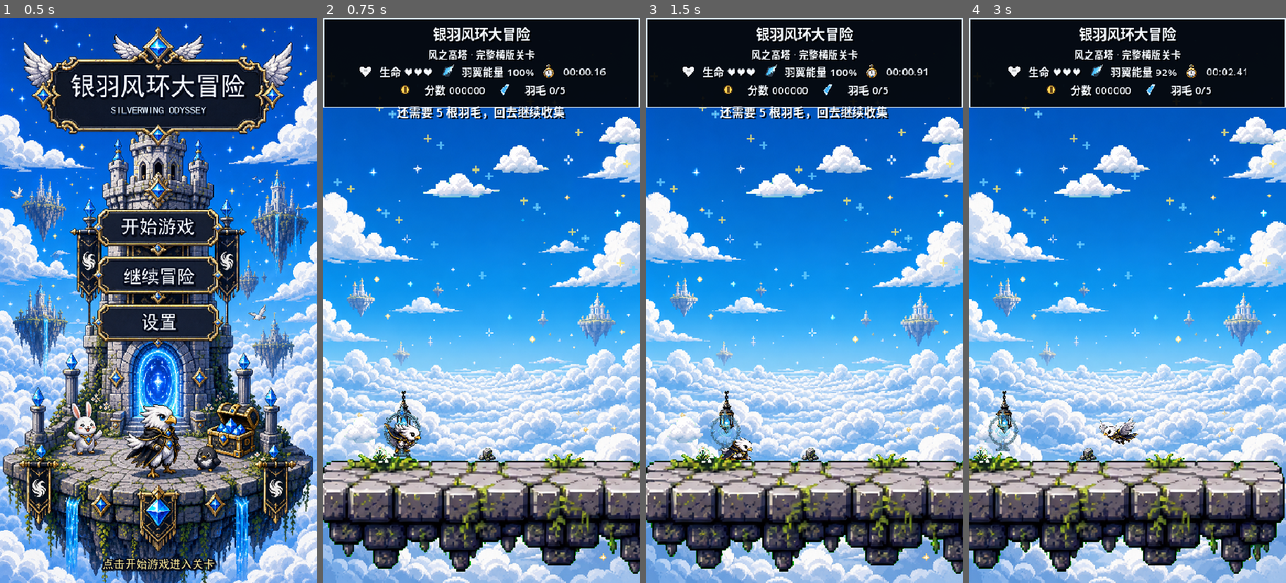
Above: before the commit, frames 1-4 (left to right).
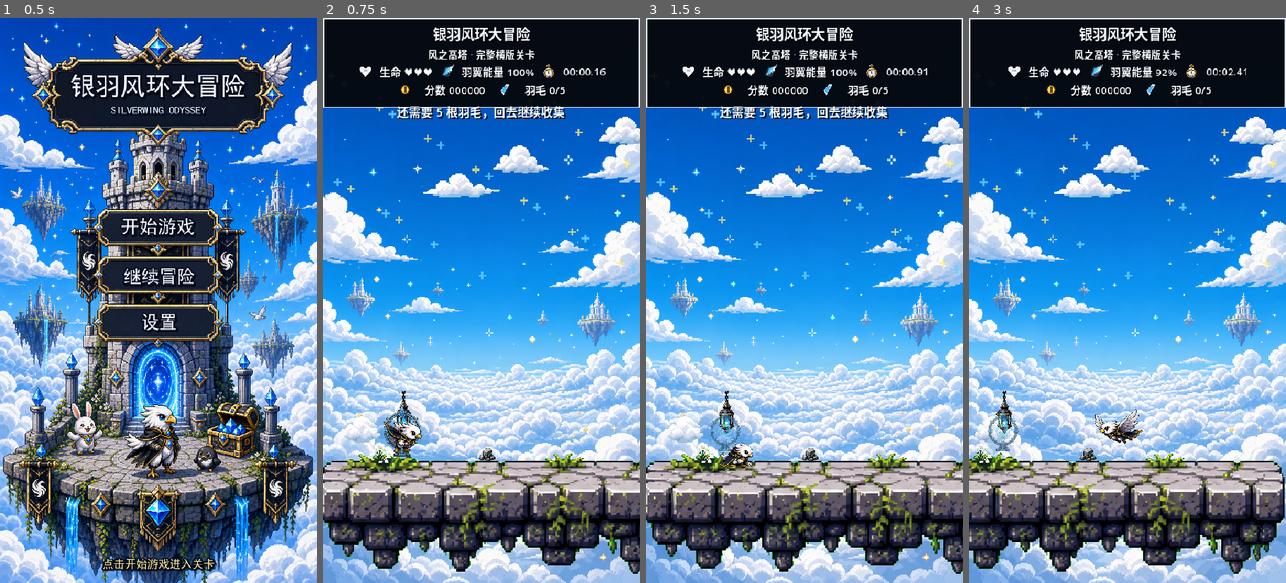
Above: after the commit, the same moments.

Repository: ETO-ze/yinyu-fenghuan-damaoxian
Game: Godot game, scene res://scenes/StartMenu.tscn
Same seed, same stepped clock (60 frames per second), same inputs: the game is played once before the commit and once after it.
Inputs (mouse positions are in pixels of both pictures, inside the frame that each line leads up to):
- Up to frame 1 (0.5 s): no input
- Up to frame 2 (0.75 s): click (484, 227) at 0.5 s
- Up to frame 3 (1.5 s): tap Enter (confirm) at 1.25 s; move the mouse to (874, 272) at 1.27 s; hold D (move_right) from 1.28 s (still down); hold S (crouch) from 1.28 s (still down)
- Up to frame 4 (3 s): tap W at 1.52, 2.27 s; tap Shift (dash) at 1.55, 2.1 s; move the mouse to (1064, 328) at 2.02 s; release S (crouch) at 2.03 s; tap Space (glide) at 2.3 s; move the mouse to (1159, 176) at 2.77 s; release D (move_right) at 2.78 s; hold A (move_left) from 2.78 s (still down); hold Space (glide) from 2.78 s (still down)

Frame 1 is identical in both runs. In frame 2, 0.3% of the frame differs, in the area x 19-32%, y 71-78%; in frame 3, 0.4%; in frame 4, 0.4%, in the area x 39-55%, y 69-76%.

Commit message:
feat: refine level two visuals and hero motion

Diff:
--- a/data/levels/Level02Data.gd
+++ b/data/levels/Level02Data.gd
@@ -9,50 +9,51 @@
 	required_feathers = 6
 
 	viewport_size = Vector2(480, 854)
-	level_width = 4300.0
+	level_width = 4650.0
 	world_bottom = 1000.0
 
 	player_start = Vector2(120, 730)
-	central_wind_ring_position = Vector2(2100, 640)
-	portal_position = Vector2(3860, 620)
+	central_wind_ring_position = Vector2(2520, 640)
+	portal_position = Vector2(4210, 620)
 
 	platform_layout = [
-		{"name": "start_ground", "center": Vector2(280, 812), "size": Vector2(560, 72), "type": "stone"},
-		{"name": "garden_ground", "center": Vector2(1040, 812), "size": Vector2(480, 72), "type": "stone"},
-		{"name": "cloud_a", "center": Vector2(760, 650), "size": Vector2(180, 28), "type": "cloud"},
-		{"name": "cloud_b", "center": Vector2(1080, 575), "size": Vector2(180, 28), "type": "cloud"},
-		{"name": "cloud_c", "center": Vector2(1410, 640), "size": Vector2(190, 28), "type": "cloud"},
-		{"name": "rest_mid", "center": Vector2(1840, 812), "size": Vector2(520, 72), "type": "stone"},
-		{"name": "cloud_d", "center": Vector2(2200, 615), "size": Vector2(190, 28), "type": "cloud"},
-		{"name": "cloud_e", "center": Vector2(2520, 550), "size": Vector2(190, 28), "type": "cloud"},
-		{"name": "cloud_f", "center": Vector2(2860, 620), "size": Vector2(190, 28), "type": "cloud"},
-		{"name": "tower_step_a", "center": Vector2(3220, 675), "size": Vector2(220, 30), "type": "stone"},
-		{"name": "tower_ground", "center": Vector2(3740, 812), "size": Vector2(620, 72), "type": "stone"},
-		{"name": "tower_finish", "center": Vector2(3860, 710), "size": Vector2(360, 34), "type": "stone"}
+		{"name": "start_ground", "center": Vector2(260, 812), "size": Vector2(520, 72), "type": "stone"},
+		{"name": "garden_ground", "center": Vector2(860, 812), "size": Vector2(320, 72), "type": "stone"},
+		{"name": "cloud_a", "center": Vector2(1245, 705), "size": Vector2(200, 28), "type": "cloud"},
+		{"name": "cloud_b", "center": Vector2(1570, 650), "size": Vector2(200, 28), "type": "cloud"},
+		{"name": "cloud_c", "center": Vector2(1900, 710), "size": Vector2(200, 28), "type": "cloud"},
+		{"name": "rest_mid", "center": Vector2(2335, 812), "size": Vector2(430, 72), "type": "stone"},
+		{"name": "cloud_d", "center": Vector2(2765, 698), "size": Vector2(190, 28), "type": "cloud"},
+		{"name": "cloud_e", "center": Vector2(3065, 640), "size": Vector2(190, 28), "type": "cloud"},
+		{"name": "cloud_f", "center": Vector2(3385, 700), "size": Vector2(190, 28), "type": "cloud"},
+		{"name": "tower_step_a", "center": Vector2(3720, 690), "size": Vector2(240, 30), "type": "stone"},
+		{"name": "tower_ground", "center": Vector2(4140, 812), "size": Vector2(620, 72), "type": "stone"},
+		{"name": "tower_finish", "center": Vector2(4210, 710), "size": Vector2(360, 34), "type": "stone"}
 	]
 
 	feather_positions = [
-		Vector2(760, 590),
-		Vector2(1080, 515),
-		Vector2(1410, 580),
-		Vector2(2200, 555),
-		Vector2(2520, 490),
-		Vector2(2860, 560),
-		Vector2(3600, 650)
+		Vector2(1245, 645),
+		Vector2(1570, 590),
+		Vector2(1900, 650),
+		Vector2(2765, 638),
+		Vector2(3065, 580),
+		Vector2(3385, 640),
+		Vector2(3950, 650)
 	]
 
 	coin_positions = [
-		Vector2(520, 765),
-		Vector2(920, 765),
-		Vector2(1240, 540),
-		Vector2(1720, 765),
-		Vector2(2380, 530),
-		Vector2(3060, 765),
-		Vector2(3480, 765)
+		Vector2(560, 765),
+		Vector2(860, 765),
+		Vector2(1420, 635),
+		Vector2(2220, 765),
+		Vector2(2920, 625),
+		Vector2(3580, 675),
+		Vector2(3940, 765)
 	]
 
 	route_platform_names = [
 		"start_ground",
+		"garden_ground",
 		"cloud_a",
 		"cloud_b",
 		"cloud_c",
@@ -61,11 +62,12 @@
 		"cloud_e",
 		"cloud_f",
 		"tower_step_a",
+		"tower_ground",
 		"tower_finish"
 	]
 
 	checkpoint_layout = [
 		{"id": "start", "position": player_start},
-		{"id": "garden_mid", "position": Vector2(1840, 730)},
-		{"id": "before_tower", "position": Vector2(3220, 610)}
+		{"id": "garden_mid", "position": Vector2(2335, 730)},
+		{"id": "before_tower", "position": Vector2(3720, 625)}
 	]
--- a/scenes/levels/Level01Editable.tscn
+++ b/scenes/levels/Level01Editable.tscn
@@ -6,6 +6,7 @@
 
 [node name="Level01Editable" type="Node2D" unique_id=1920574063]
 script = ExtResource("1_root")
+next_level_id = "level_02"
 
 [node name="Platforms" type="Node2D" parent="." unique_id=76902376]
 
--- a/scripts/Main.gd
+++ b/scripts/Main.gd
@@ -295,6 +295,10 @@
 
 
 func _spawn_platform_props() -> void:
+	if level_data != null and level_data.level_id == "level_02":
+		_spawn_level02_platform_props()
+		return
+
 	# Small reusable props keep platforms from repeating one visual silhouette.
 	var grass_specs := [
 		["start_step", -0.28], ["floating_a", -0.14], ["floating_b", 0.10],
@@ -335,6 +339,54 @@
 
 	_add_generated_sprite("res://assets/environment/prop_chain_arch_00.png", _platform_surface_pos("tower_finish", 0.33, -5.0, level_data.portal_position + Vector2(115, 20)), Vector2(0.28, 0.28), 6)
 	_add_generated_sprite("res://assets/environment/prop_cloud_bird_00.png", _platform_center_or("tower_finish", level_data.portal_position) + Vector2(260, -205), Vector2(0.30, 0.30), -60)
+
+
+func _spawn_level02_platform_props() -> void:
+	var grass_specs := [
+		["start_ground", -0.18], ["garden_ground", -0.30], ["rest_mid", -0.22],
+		["tower_step_a", -0.14], ["tower_ground", -0.32], ["tower_finish", -0.24]
+	]
+	for i in range(grass_specs.size()):
+		var grass: Array = grass_specs[i]
+		var path := "res://assets/environment/prop_grass_tuft_%02d.png" % (i % 5)
+		_add_surface_sprite(str(grass[0]), float(grass[1]), -11.0, path, Vector2(0.32, 0.32), 8)
+
+	var flower_specs := [
+		["garden_ground", 0.14], ["rest_mid", 0.28], ["tower_ground", -0.08],
+		["tower_finish", 0.20]
+	]
+	for i in range(flower_specs.size()):
+		var flower: Array = flower_specs[i]
+		var path := "res://assets/environment/prop_flower_cluster_%02d.png" % (i % 2)
+		_add_surface_sprite(str(flower[0]), float(flower[1]), -12.0, path, Vector2(0.32, 0.32), 8)
+
+	var crystal_specs := [
+		["garden_ground", 0.42], ["rest_mid", -0.40], ["tower_step_a", 0.34],
+		["tower_finish", 0.38]
+	]
+	for i in range(crystal_specs.size()):
+		var crystal: Array = crystal_specs[i]
+		var path := "res://assets/environment/prop_crystal_post_%02d.png" % (1 + (i % 4))
+		_add_surface_sprite(str(crystal[0]), float(crystal[1]), -23.0, path, Vector2(0.27, 0.27), 7)
+
+	var cloud_marker_specs := [
+		["cloud_a", -0.36], ["cloud_b", 0.36], ["cloud_c", -0.30],
+		["cloud_d", 0.34], ["cloud_e", -0.34], ["cloud_f", 0.30]
+	]
+	for marker_data in cloud_marker_specs:
+		var marker: Array = marker_data
+		_add_surface_sprite(str(marker[0]), float(marker[1]), -30.0, "res://assets/environment/prop_cloudgarden_marker_00.png", Vector2(0.34, 0.34), 8)
+
+	var rock_specs := [
+		["start_ground", 0.32], ["rest_mid", 0.04], ["tower_ground", 0.34]
+	]
+	for i in range(rock_specs.size()):
+		var rock: Array = rock_specs[i]
+		var path := "res://assets/environment/prop_rock_cluster_%02d.png" % (i % 2)
+		_add_surface_sprite(str(rock[0]), float(rock[1]), -10.0, path, Vector2(0.28, 0.28), 7)
+
+	_add_generated_sprite("res://assets/environment/prop_chain_arch_00.png", _platform_surface_pos("tower_finish", 0.34, -5.0, level_data.portal_position + Vector2(122, 20)), Vector2(0.26, 0.26), 6)
+	_add_generated_sprite("res://assets/environment/prop_cloud_bird_00.png", _platform_center_or("cloud_e", level_data.portal_position) + Vector2(160, -175), Vector2(0.28, 0.28), -60)
 
 
 func _sync_level_bounds_to_content() -> void:
@@ -438,6 +490,17 @@
 
 
 func _select_platform_art_path(kind: String) -> String:
+	if level_data != null and level_data.level_id == "level_02":
+		if kind == "tower_finish":
+			return "res://assets/environment/platform_cloudgarden_tower_cap_00.png"
+		if kind == "tower_ground" or kind == "rest_mid":
+			return "res://assets/environment/platform_cloudgarden_long_01.png"
+		if kind == "start_ground" or kind == "garden_ground":
+			return "res://assets/environment/platform_cloudgarden_long_00.png"
+		if kind.contains("step"):
+			return "res://assets/environment/platform_cloudgarden_small_01.png"
+		return "res://assets/environment/platform_cloudgarden_small_00.png"
+
 	if kind == "tower_finish":
 		return "res://assets/environment/platform_unified_tower_cap_00.png"
 	if kind == "tower_ground":
@@ -484,6 +547,16 @@
 
 func _platform_visual_surface_y(path: String) -> float:
 	var file_name := path.get_file()
+	if file_name == "platform_cloudgarden_long_00.png":
+		return 15.0
+	if file_name == "platform_cloudgarden_long_01.png":
+		return 14.0
+	if file_name == "platform_cloudgarden_small_00.png":
+		return 21.0
+	if file_name == "platform_cloudgarden_small_01.png":
+		return 22.0
+	if file_name == "platform_cloudgarden_tower_cap_00.png":
+		return 44.0
 	if file_name == "platform_unified_small_00.png":
 		return 32.0
 	if file_name == "platform_unified_small_01.png":
--- a/scripts/Player.gd
+++ b/scripts/Player.gd
@@ -20,6 +20,8 @@
 const STAND_HEIGHT := 38.0
 const CROUCH_RADIUS := 12.0
 const CROUCH_HEIGHT := 26.0
+const SPRITE_BASE_SCALE := 0.21
+const SPRITE_BASE_POSITION := Vector2(0, -12)
 
 var lives := 3
 var wing_energy := 100.0
@@ -239,7 +241,7 @@
 		"res://assets/characters/hero_silverwing_run_09.png",
 		"res://assets/characters/hero_silverwing_run_10.png",
 		"res://assets/characters/hero_silverwing_run_11.png"
-	], 22.0)
+	], 18.0)
 	_add_sprite_animation(frames, "dash", [
 		"res://assets/characters/hero_silverwing_dash_00.png",
 		"res://assets/characters/hero_silverwing_dash_01.png",
@@ -288,8 +290,8 @@
 	generated_sprite.name = "HeroGeneratedSprite"
 	generated_sprite.sprite_frames = frames
 	generated_sprite.animation = "idle"
-	generated_sprite.scale = Vector2(0.21, 0.21)
-	generated_sprite.position = Vector2(0, -12)
+	generated_sprite.scale = Vector2.ONE * SPRITE_BASE_SCALE
+	generated_sprite.position = SPRITE_BASE_POSITION
 	generated_sprite.z_index = 30
 	generated_sprite.centered = true
 	add_child(generated_sprite)
@@ -338,6 +340,35 @@
 
 	if generated_sprite.animation != next_animation:
 		generated_sprite.play(next_animation)
+	_apply_animation_visual_pose(next_animation)
+
+
+func _apply_animation_visual_pose(animation_name: String) -> void:
+	var scale_value := SPRITE_BASE_SCALE
+	var sprite_position := SPRITE_BASE_POSITION
+
+	match animation_name:
+		"run":
+			scale_value = 0.22
+			sprite_position = Vector2(0, -13)
+		"dash":
+			scale_value = 0.31
+			sprite_position = Vector2(0, -22)
+		"glide":
+			scale_value = 0.26
+			sprite_position = Vector2(0, -20)
+		"jump", "fall":
+			scale_value = 0.22
+			sprite_position = Vector2(0, -14)
+		"crouch":
+			scale_value = 0.22
+			sprite_position = Vector2(0, -4)
+		_:
+			scale_value = SPRITE_BASE_SCALE
+			sprite_position = SPRITE_BASE_POSITION
+
+	generated_sprite.scale = Vector2.ONE * scale_value
+	generated_sprite.position = sprite_position
 
 
 func _draw() -> void:
Binary file changed: assets/characters/hero_silverwing_dash_00.png
Binary file changed: assets/characters/hero_silverwing_dash_01.png
Binary file changed: assets/characters/hero_silverwing_dash_02.png
Binary file changed: assets/characters/hero_silverwing_dash_03.png
Binary file changed: assets/characters/hero_silverwing_dash_04.png
Binary file changed: assets/characters/hero_silverwing_dash_05.png
Binary file changed: assets/characters/hero_silverwing_run_00.png
Binary file changed: assets/characters/hero_silverwing_run_01.png
Binary file changed: assets/characters/hero_silverwing_run_02.png
Binary file changed: assets/characters/hero_silverwing_run_03.png
Binary file changed: assets/characters/hero_silverwing_run_04.png
Binary file changed: assets/characters/hero_silverwing_run_05.png
(and 24 more such lines)
